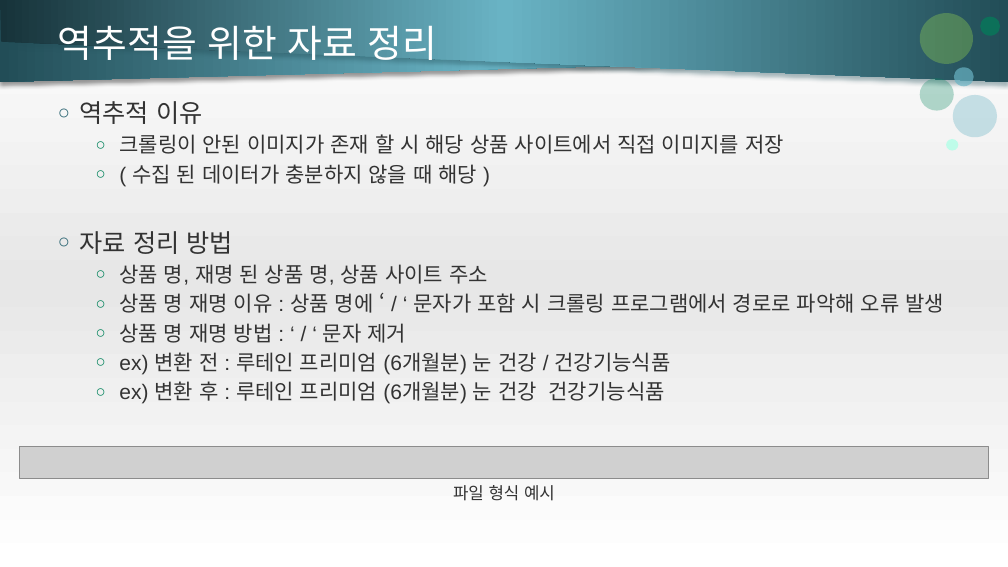
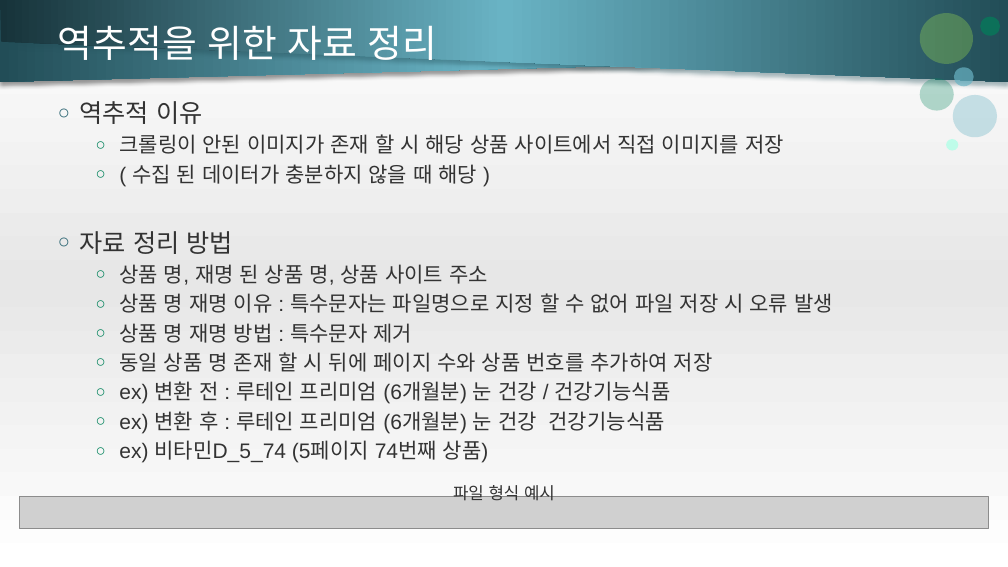
Before and after one commit to CoffeeShelter/GmarketCrawler, a slide deck: slide 8 of 이주훈-크롤링 계획서.pptx. Drawn at 1008x567 pixels with LibreOffice and Linux fonts; fonts in the diff are those of the drawing; grey boxes stand for pictures. Boxes give left, top, right and bottom in pixels: in the first picture for what was removed or moved away, otherwise in the second. Text is boxed around its words. In the diff, an @@ line names an element or a change of style, - is before the commit and + after.

Commit message:
크롤링 버그 수정

```diff
--- a/이주훈-크롤링 계획서.pptx
+++ b/이주훈-크롤링 계획서.pptx
@@ text at box(119, 293, 833, 372): text changed @@
-  ○ 상품 명 재명 이유 : 상품 명에 ‘ / ‘ 문자가 포함 시 크롤링 프로그램에서 경로로 파악해 오류 발생
-  ○ 상품 명 재명 방법 : ‘ / ‘ 문자 제거
+  ○ 상품 명 재명 이유 : 특수문자는 파일명으로 지정 할 수 없어 파일 저장 시 오류 발생
+  ○ 상품 명 재명 방법 : 특수문자 제거
+  ○ 동일 상품 명 존재 할 시 뒤에 페이지 수와 상품 번호를 추가하여 저장
@@ text at box(119, 440, 489, 463): paragraph added @@
+  ○ ex) 비타민D_5_74 (5페이지 74번째 상품)
@@ picture: place and size @@
-picture at box(20, 447, 989, 479)
+picture at box(20, 497, 989, 529)
```
Also in this commit, not shown: 3 other slides changed, 10 other files.
